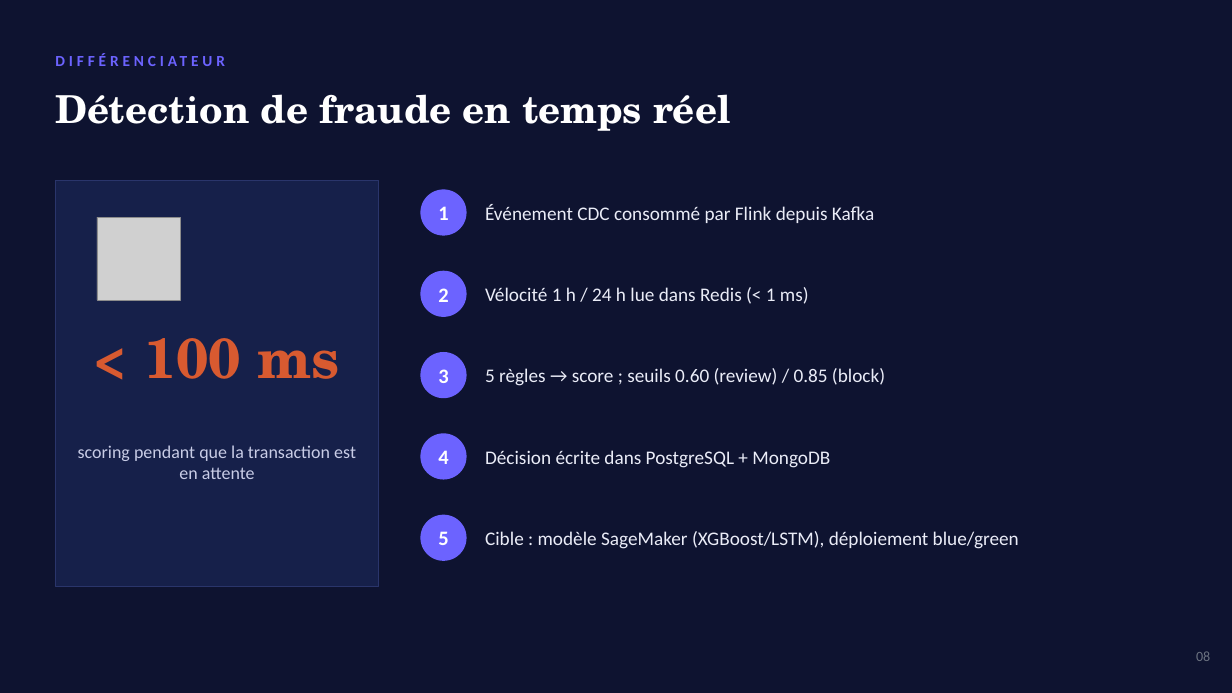
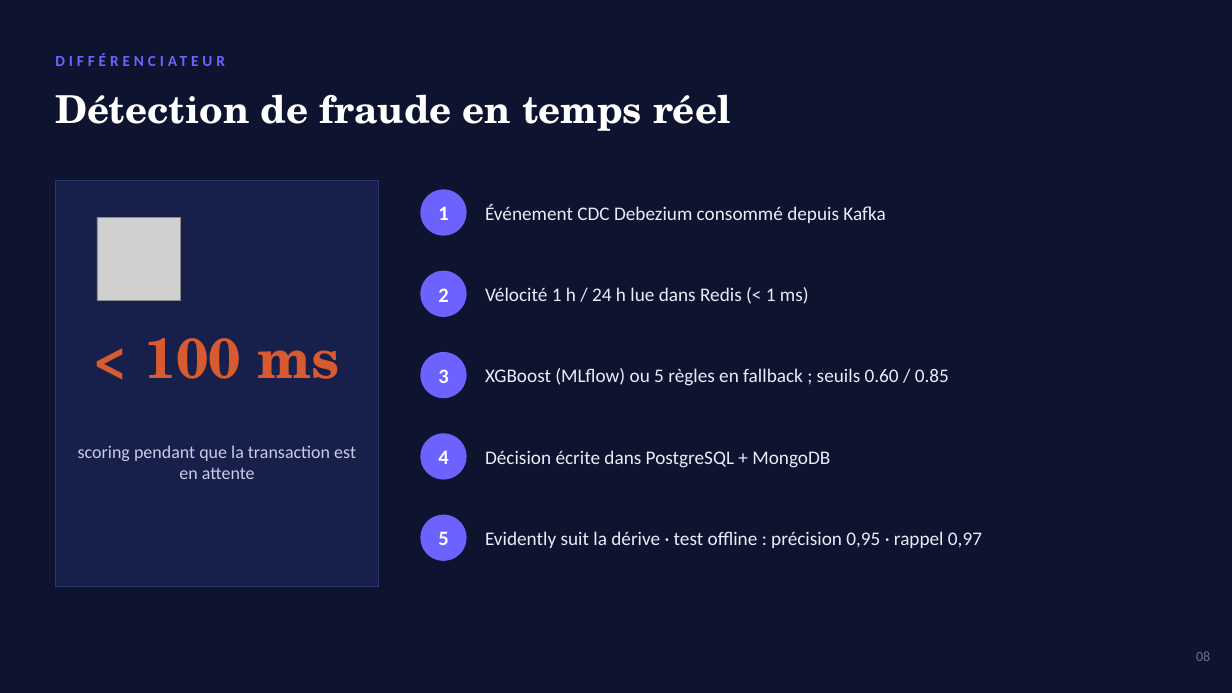
Before and after one commit to PDUCLOS/BLOC2-STRIPE, a slide deck: slide 11 of presentation/stripe_presentation_bloc2.pptx (slide 10 before the commit). Drawn at 1232x693 pixels with LibreOffice and Linux fonts; fonts in the diff are those of the drawing; grey boxes stand for pictures. Boxes give left, top, right and bottom in pixels: in the first picture for what was removed or moved away, otherwise in the second. Text is boxed around its words. In the diff, an @@ line names an element or a change of style, - is before the commit and + after.

```diff
--- a/presentation/stripe_presentation_bloc2.pptx
+++ b/presentation/stripe_presentation_bloc2.pptx
@@ text at [485, 204, 886, 223]: text changed @@
-Événement CDC consommé par Flink depuis Kafka
+Événement CDC Debezium consommé depuis Kafka
@@ text at [485, 368, 949, 386]: text changed @@
-5 règles → score ; seuils 0.60 (review) / 0.85 (block)
+XGBoost (MLflow) ou 5 règles en fallback ; seuils 0.60 / 0.85
@@ text at [485, 531, 982, 548]: text changed @@
-Cible : modèle SageMaker (XGBoost/LSTM), déploiement blue/green
+Evidently suit la dérive · test offline : précision 0,95 · rappel 0,97
```
Also in this commit, not shown: 9 other slides changed, 4 slides added, 2 slides removed, 2 other files.
